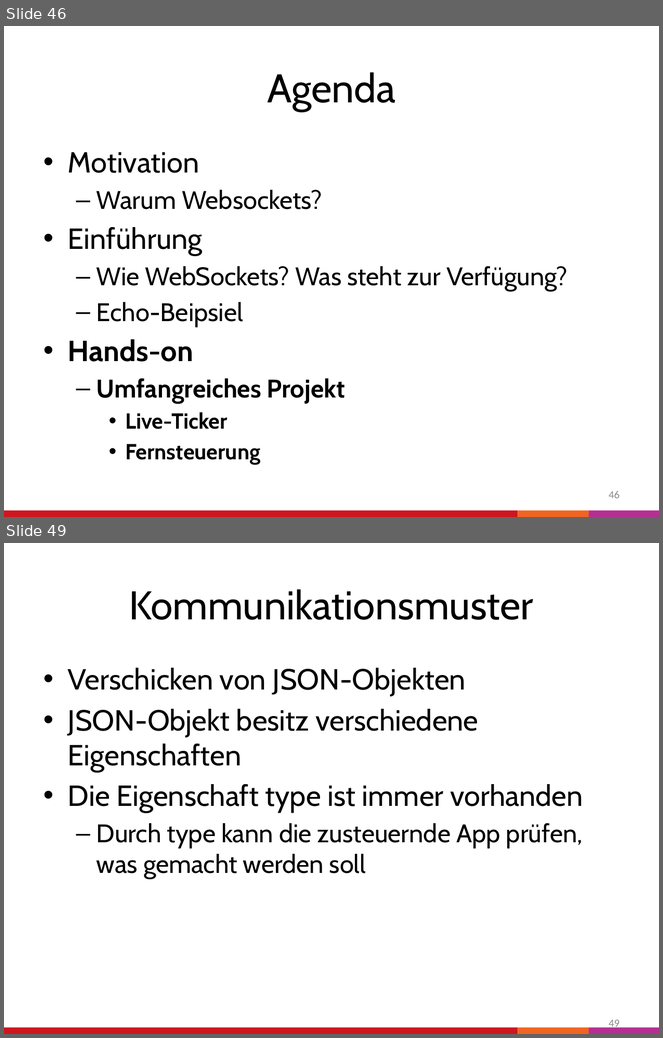
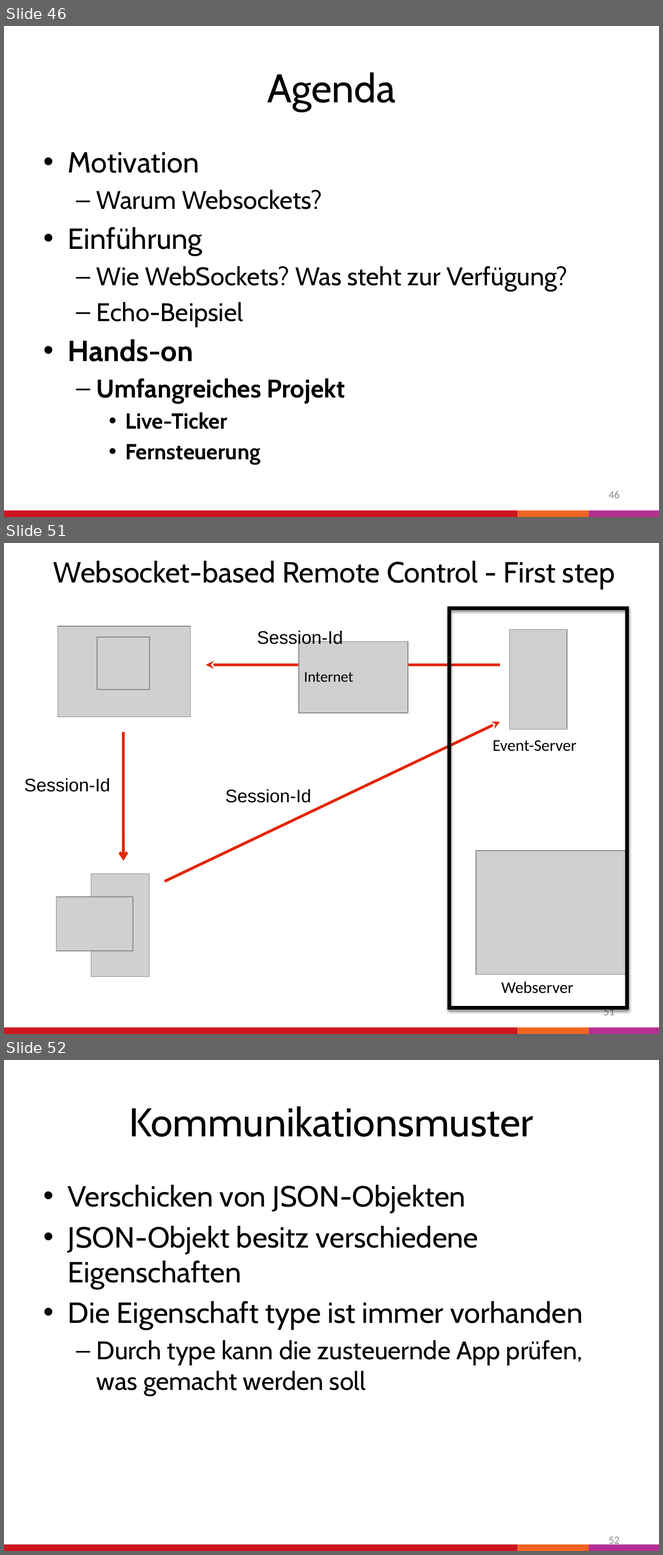
Before and after one commit to WebSocket101/WebSocket_Workshop_Froscon, a slide deck: Folien.pptx. Shown one above the other, each under a label of ours: slides 46 and 49 before the commit, slides 46, 51 and 52 after it; the slides between them are not shown. The pictures are 663x1038 and 663x1555 pixels, drawn with LibreOffice and Linux fonts; fonts in the diff are those of the drawing; grey boxes stand for pictures. Boxes give left, top, right and bottom in pixels: in the first picture for what was removed or moved away, otherwise in the second. Text is boxed around its words. In the diff, an @@ line names an element or a change of style, - is before the commit and + after.

```diff
--- a/Folien.pptx
+++ b/Folien.pptx
@@ slide 51 added at (x1=4, y1=543, x2=659, y2=1034), background #FFFFFF; not listed: 3 template elements that a slide beside it also shows @@
@@ title added at (x1=53, y1=561, x2=616, y2=589), 32 pt, text #000000 @@
+Websocket-based Remote Control - First step
@@ rectangle added at (x1=450, y1=609, x2=628, y2=1008), outline #000000 4 pt @@
@@ picture added at (x1=58, y1=626, x2=191, y2=717) @@
@@ text added at (x1=257, y1=630, x2=343, y2=648), 20 pt, text #000000 @@
+Session-Id
@@ picture added at (x1=510, y1=629, x2=568, y2=729) @@
@@ picture added at (x1=97, y1=637, x2=150, y2=690) @@
@@ picture added at (x1=299, y1=642, x2=408, y2=714) @@
@@ arrow added from (500, 665) to (206, 665), #E32400 3 pt @@
@@ text added at (x1=304, y1=672, x2=353, y2=682), 16.5 pt, text #000000 @@
+Internet
@@ arrow added from (165, 882) to (500, 722), #E32400 3 pt @@
@@ arrow added from (123, 732) to (123, 861), #E32400 3 pt @@
@@ text added at (x1=493, y1=740, x2=577, y2=752), 18 pt, text #000000 @@
+Event-Server
@@ text added at (x1=24, y1=778, x2=110, y2=792), 20 pt, text #000000 @@
+Session-Id
@@ text added at (x1=226, y1=789, x2=311, y2=803), 20 pt, text #000000 @@
+Session-Id
@@ rectangle added at (x1=44, y1=797, x2=211, y2=1026), fill #FFFFFF @@
@@ rectangle added at (x1=44, y1=848, x2=211, y2=1014), fill #FFFFFF @@
@@ picture added at (x1=476, y1=851, x2=626, y2=976) @@
@@ picture added at (x1=91, y1=874, x2=150, y2=977) @@
@@ picture added at (x1=57, y1=897, x2=133, y2=951) @@
@@ text added at (x1=502, y1=982, x2=574, y2=994), 18 pt, text #000000 @@
+Webserver
@@ page number added at (x1=604, y1=1006, x2=614, y2=1019), 12 pt, text #8C8C8C @@
+51
@@ what was slide 49 is now slide 52 @@
@@ page number at (x1=609, y1=1537, x2=620, y2=1548): text changed @@
-49
+52
```
Also in this commit, not shown: 3 slides changed, 2 other slides added.
